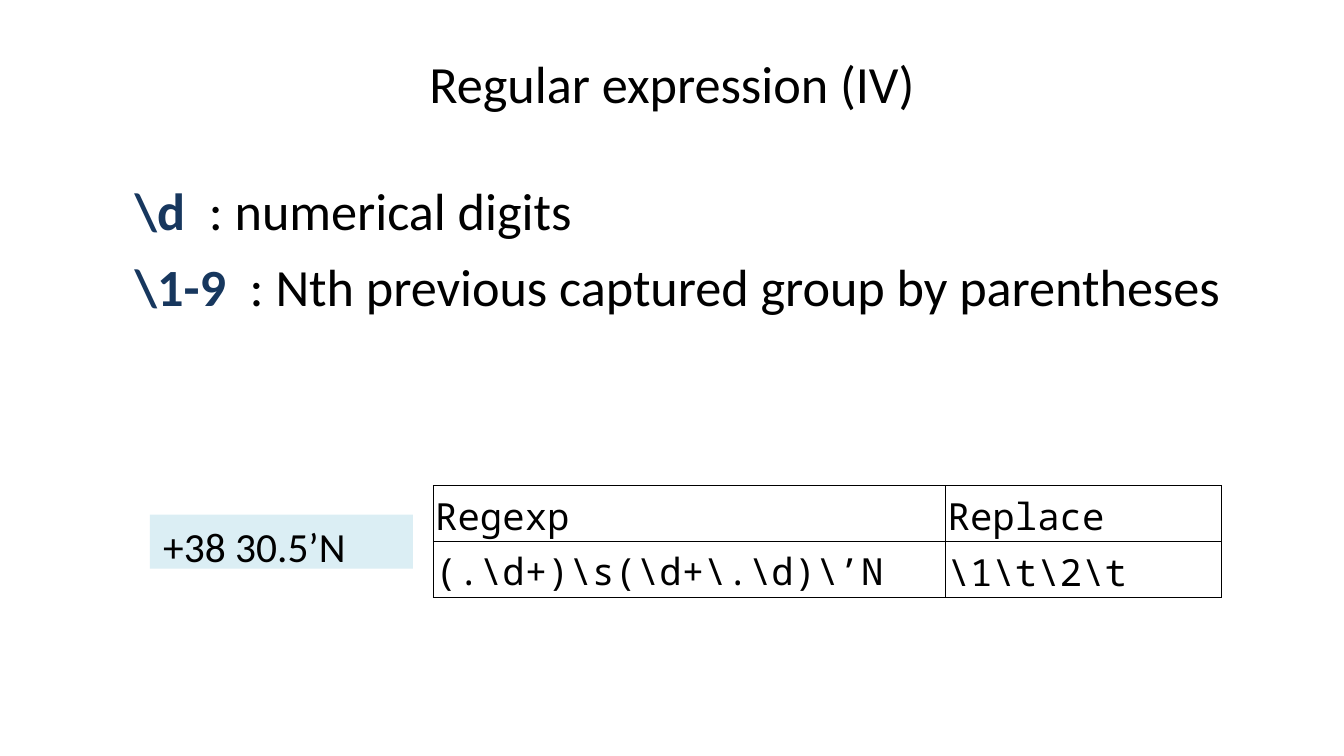
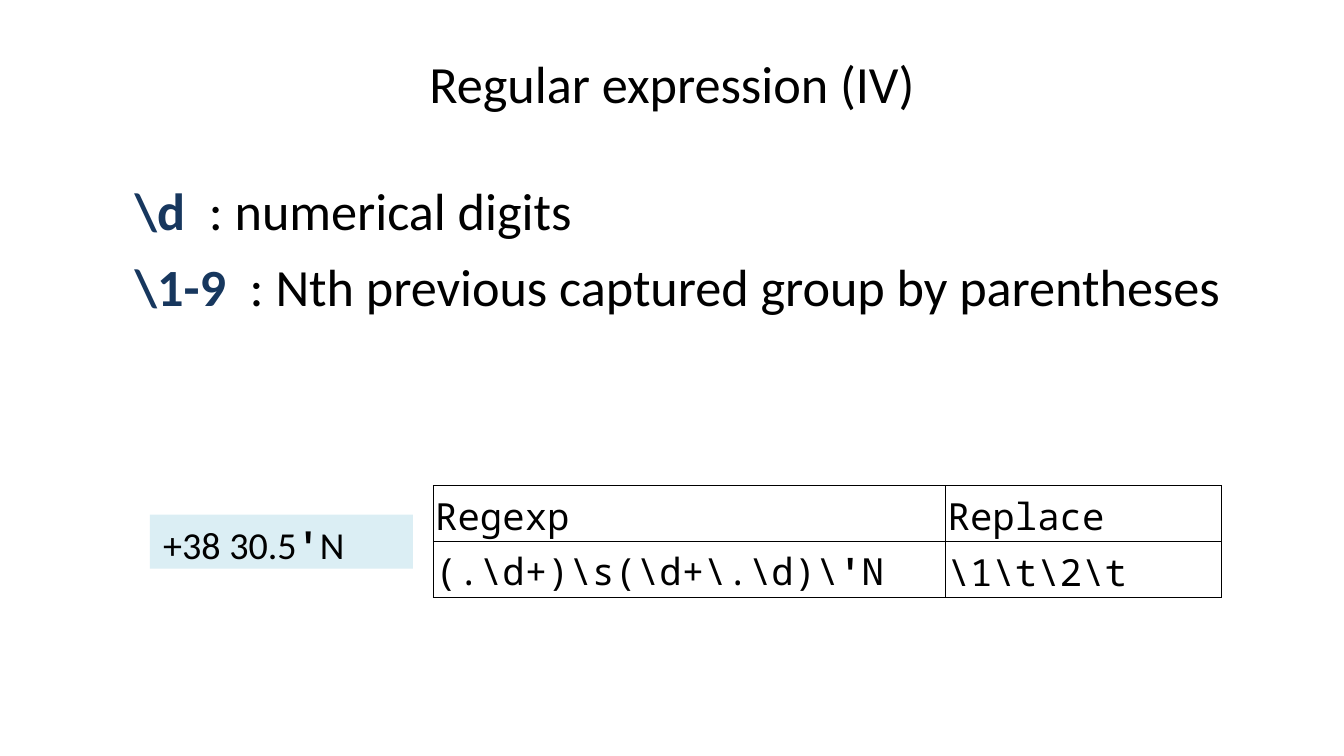
Before and after one commit to liu3zhenlab/teaching, a slide deck: slide 12 of PLPTH813Bioinformatis/2025/2_lab/lab01_Excel_regex_vi.pptx. Drawn at 1344x756 pixels with LibreOffice and Linux fonts; fonts in the diff are those of the drawing. Boxes give left, top, right and bottom in pixels: in the first picture for what was removed or moved away, otherwise in the second. Text is boxed around its words. In the diff, an @@ line names an element or a change of style, - is before the commit and + after.

Commit message:
update

```diff
--- a/PLPTH813Bioinformatis/2025/2_lab/lab01_Excel_regex_vi.pptx
+++ b/PLPTH813Bioinformatis/2025/2_lab/lab01_Excel_regex_vi.pptx
@@ table at [433,485,1220,597] @@
-row 2, column 1: (.\d+)\s(\d+\.\d)\’N
+row 2, column 1: (.\d+)\s(\d+\.\d)\'N
@@ text in rectangle at [163,531,344,560]: text changed; size 22.2 to 20.4 pt @@
-+38 30.5’N
++38 30.5'N
```
Also in this commit, not shown: 1 other slide changed.
